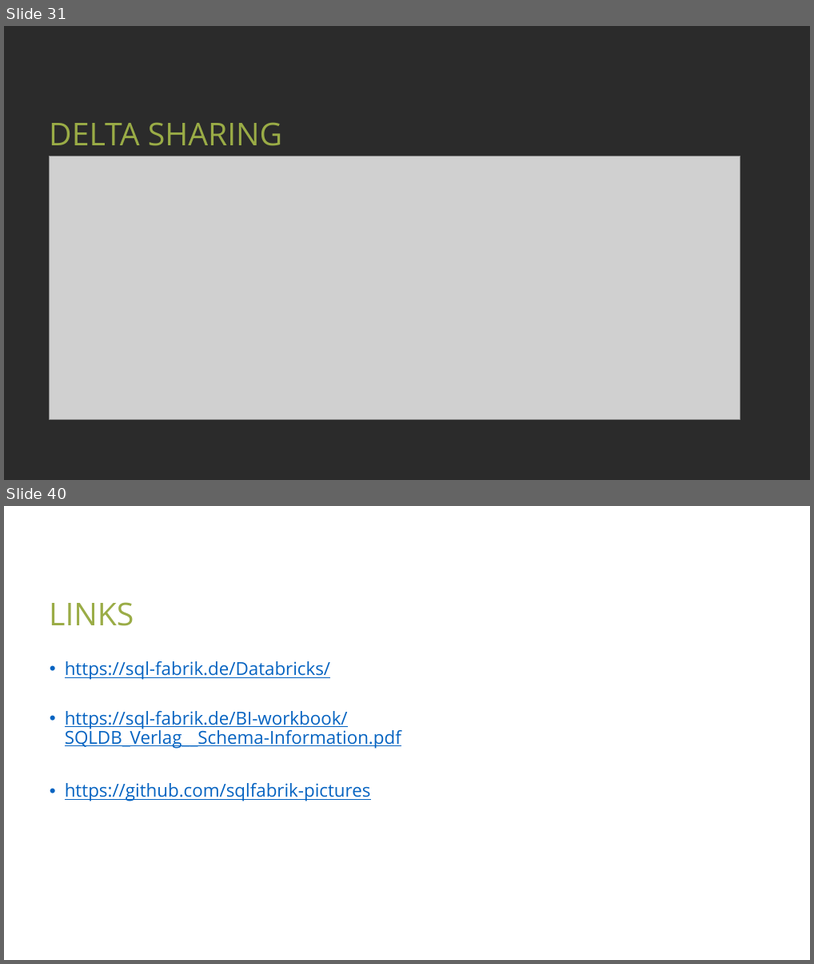
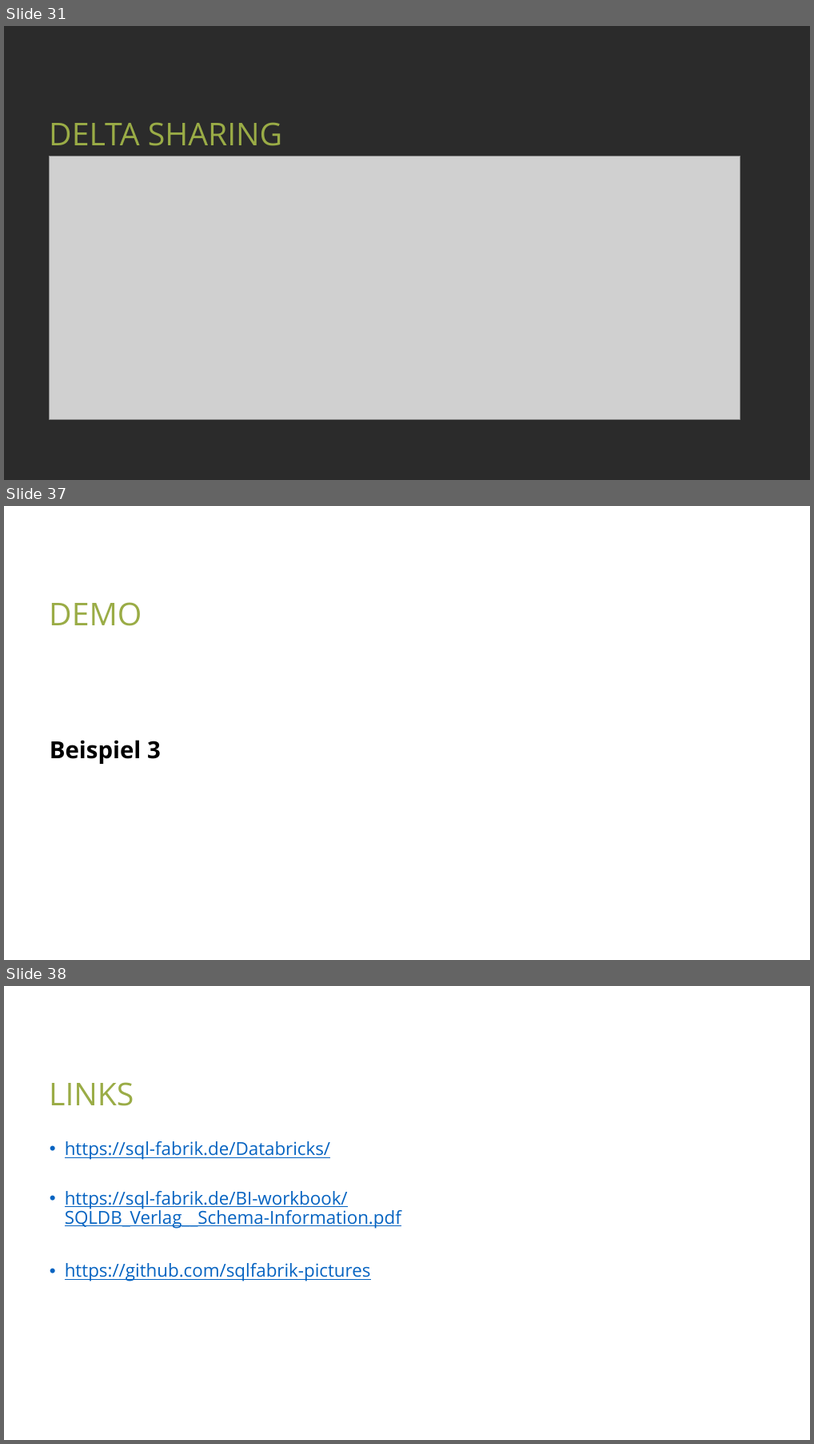
Before and after one commit to net-CDE/presentations, a slide deck: SQLKonferenz2023/mainContent_sept2023.pptx. Shown one above the other, each under a label of ours: slides 31 and 40 before the commit, slides 31, 37 and 38 after it; the slides between them are not shown. The pictures are 814x964 and 814x1444 pixels, drawn with LibreOffice and Linux fonts; fonts in the diff are those of the drawing; grey boxes stand for pictures; background and template pictures are left out; a plain dark background stands for a picture behind light text. Boxes give left, top, right and bottom in pixels: in the first picture for what was removed or moved away, otherwise in the second. Text is boxed around its words. In the diff, an @@ line names an element or a change of style, - is before the commit and + after.

```diff
--- a/SQLKonferenz2023/mainContent_sept2023.pptx
+++ b/SQLKonferenz2023/mainContent_sept2023.pptx
@@ slide 37 added at (x1=4, y1=506, x2=810, y2=960), background picture (left out) @@
@@ title added at (x1=49, y1=602, x2=142, y2=626), 28 pt, text #9AAC46 @@
+DEMO
@@ text added at (x1=50, y1=740, x2=161, y2=764), 21 pt, text #000000, bold @@
+Beispiel 3
@@ what was slide 40 is now slide 38 @@
```
Also in this commit, not shown: 9 slides changed, 1 other slide added, 4 slides removed, 3 other files.
